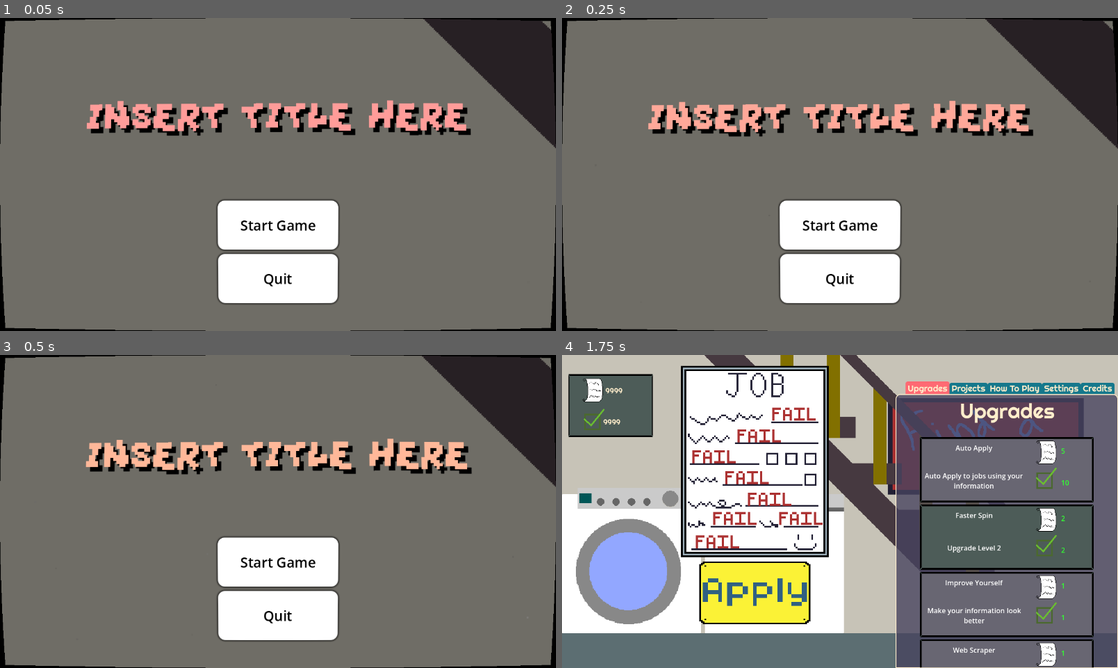
Above: before the commit, frames 1-4 (two rows, left to right).
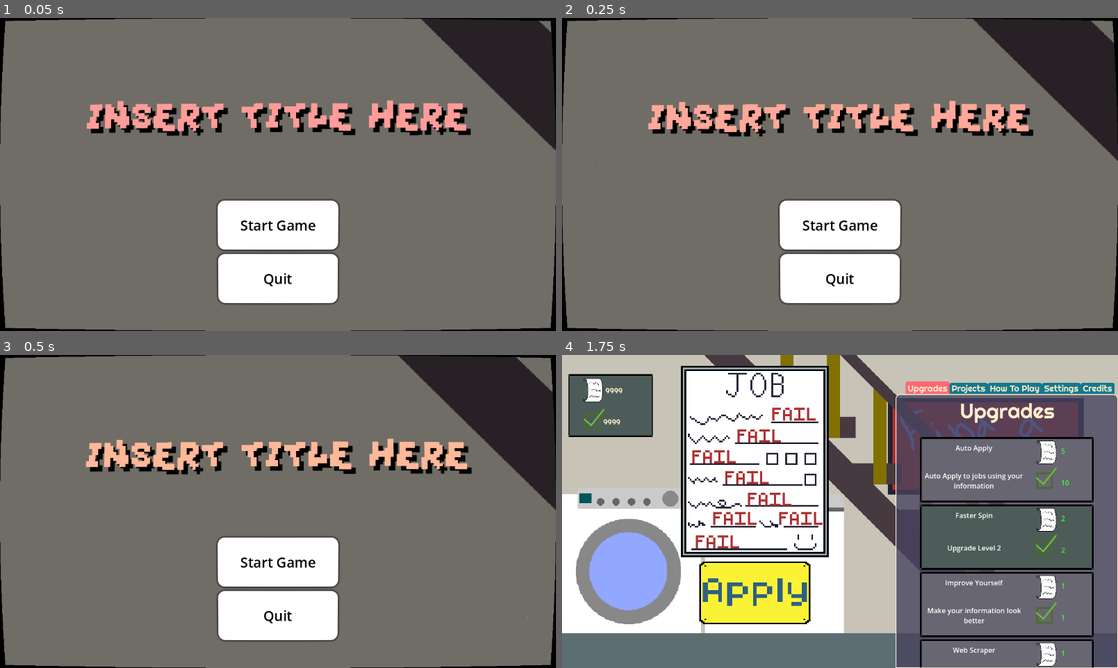
Above: after the commit, the same moments.

Repository: OrangePainting/in-this-economy
Game: Godot game, scene res://Scenes/main_menu.tscn
Same seed, same stepped clock (60 frames per second), same inputs: the game is played once before the commit and once after it.
Inputs (mouse positions are in pixels of both pictures, inside the frame that each line leads up to):
- Up to frame 1 (0.05 s): no input
- Up to frame 2 (0.25 s): no input
- Up to frame 3 (0.5 s): no input
- Up to frame 4 (1.75 s): click "Start Game" at 0.5 s; click (1012, 536) at 1.27 s

The runs differ from the first frame. In frame 1, 0.2% of the frame differs, in the area x 75-100%, y 0-43%; in frame 2, 1.1%; in frame 3, 2.3%, in the area x 71-100%, y 0-50%; in frame 4, nothing differs.

Commit message:
Made First Project
Krish Konda
2:19 06/23/26

Finished first project minigame, just have to hook it up to the projects tab now.

Diff:
--- /dev/null
+++ b/Scenes/Projects/button.tscn
@@ -0,0 +1,36 @@
+[gd_scene format=3 uid="uid://dx660pyvaki7f"]
+
+[sub_resource type="StyleBoxFlat" id="StyleBoxFlat_54k1n"]
+bg_color = Color(1, 1, 1, 1)
+corner_radius_top_left = 16
+corner_radius_top_right = 16
+corner_radius_bottom_right = 16
+corner_radius_bottom_left = 16
+shadow_size = 5
+
+[sub_resource type="StyleBoxFlat" id="StyleBoxFlat_kfqu0"]
+corner_radius_top_left = 16
+corner_radius_top_right = 16
+corner_radius_bottom_right = 16
+corner_radius_bottom_left = 16
+shadow_size = 5
+
+[sub_resource type="StyleBoxFlat" id="StyleBoxFlat_xspli"]
+bg_color = Color(0.8, 0.8, 0.8, 1)
+corner_radius_top_left = 16
+corner_radius_top_right = 16
+corner_radius_bottom_right = 16
+corner_radius_bottom_left = 16
+shadow_size = 5
+
+[node name="Button" type="Button" unique_id=1275348368]
+size_flags_vertical = 3
+theme_override_colors/font_color = Color(0, 0, 0, 1)
+theme_override_colors/font_pressed_color = Color(0, 0, 0, 1)
+theme_override_colors/font_hover_color = Color(0, 0, 0, 1)
+theme_override_font_sizes/font_size = 32
+theme_override_styles/normal = SubResource("StyleBoxFlat_54k1n")
+theme_override_styles/pressed = SubResource("StyleBoxFlat_kfqu0")
+theme_override_styles/hover = SubResource("StyleBoxFlat_xspli")
+action_mode = 0
+text = "Press Me!"
--- /dev/null
+++ b/Scenes/Projects/goal.tscn
@@ -0,0 +1,11 @@
+[gd_scene format=3 uid="uid://bn1efqqjxo7lw"]
+
+[ext_resource type="Script" uid="uid://htgv7wjfo42d" path="res://Scripts/Projects/goal.gd" id="1_f15y1"]
+[ext_resource type="Texture2D" uid="uid://bumwbmgbweq3o" path="res://Assets/ProjectGrid/goal.png" id="1_xmgr1"]
+
+[node name="Goal" type="Node2D" unique_id=794537095]
+script = ExtResource("1_f15y1")
+
+[node name="Sprite2D" type="Sprite2D" parent="." unique_id=500520271]
+texture = ExtResource("1_xmgr1")
+centered = false
--- /dev/null
+++ b/Scenes/Projects/grid.tscn
@@ -0,0 +1,8 @@
+[gd_scene format=3 uid="uid://btnk2muiqobs1"]
+
+[ext_resource type="Script" uid="uid://ojw82i0px586" path="res://Scripts/Projects/grid.gd" id="1_ol77b"]
+
+[node name="Grid" type="Node2D" unique_id=1362002633]
+script = ExtResource("1_ol77b")
+GRID_SIZE = 5
+CELL_SIZE = 64
--- /dev/null
+++ b/Scenes/Projects/grid_game_manager.tscn
@@ -0,0 +1,38 @@
+[gd_scene format=3 uid="uid://btby80cnnsjxf"]
+
+[ext_resource type="Script" uid="uid://c5iipgm7hlp0r" path="res://Scripts/Projects/grid_game_manager.gd" id="1_rljpa"]
+[ext_resource type="PackedScene" uid="uid://btnk2muiqobs1" path="res://Scenes/Projects/grid.tscn" id="2_ffw2k"]
+[ext_resource type="PackedScene" uid="uid://xklcentvqjb3" path="res://Scenes/Projects/person.tscn" id="3_s11ug"]
+[ext_resource type="PackedScene" uid="uid://bn1efqqjxo7lw" path="res://Scenes/Projects/goal.tscn" id="4_o021q"]
+[ext_resource type="PackedScene" uid="uid://dx660pyvaki7f" path="res://Scenes/Projects/button.tscn" id="5_o021q"]
+[ext_resource type="PackedScene" uid="uid://b6pj7ivvrvxkg" path="res://Scenes/Projects/spinner.tscn" id="6_5bp7w"]
+
+[node name="GridGameManager" type="Control" unique_id=523907288 node_paths=PackedStringArray("grid", "goal", "person", "spinner", "button")]
+layout_mode = 3
+anchors_preset = 0
+script = ExtResource("1_rljpa")
+grid = NodePath("Grid")
+goal = NodePath("Goal")
+person = NodePath("Person")
+spinner = NodePath("Spinner")
+button = NodePath("Button")
+
+[node name="Grid" parent="." unique_id=1362002633 instance=ExtResource("2_ffw2k")]
+GRID_SIZE = 8
+
+[node name="Person" parent="." unique_id=160687002 node_paths=PackedStringArray("grid", "goal") instance=ExtResource("3_s11ug")]
+grid = NodePath("../Grid")
+goal = NodePath("../Goal")
+
+[node name="Goal" parent="." unique_id=794537095 node_paths=PackedStringArray("grid") instance=ExtResource("4_o021q")]
+grid = NodePath("../Grid")
+
+[node name="Spinner" parent="." unique_id=1593777803 instance=ExtResource("6_5bp7w")]
+
+[node name="Button" parent="." unique_id=1275348368 instance=ExtResource("5_o021q")]
+layout_mode = 0
+offset_left = 166.0
+offset_right = 314.0
+offset_bottom = 45.0
+
+[connection signal="pressed" from="Button" to="." method="_on_button_pressed"]
--- /dev/null
+++ b/Scenes/Projects/person.gd
@@ -0,0 +1,52 @@
+extends Node2D
+
+signal game_completed
+
+@export var grid: Node2D
+@export var goal: Node2D
+
+@export_group("Movement Properties")
+@export var move_length: float
+
+var player_pos = Vector2.ZERO
+var draw_pos
+
+
+# Called when the node enters the scene tree for the first time.
+func _ready() -> void:
+	position = grid.position
+
+func button_pressed(direction: int) -> void:
+	var dir = Vector2.ZERO
+	match direction:
+		0: dir = Vector2.UP
+		1: dir = Vector2.RIGHT
+		2: dir = Vector2.DOWN
+		3: dir = Vector2.LEFT
+
+	move(dir)
+
+func set_pos(x, y) -> void:
+	player_pos = Vector2(x, y)
+	position = player_pos * grid.CELL_SIZE
+
+func move(dir):
+	var next = player_pos + dir
+	if next.x < 0 or next.x >= grid.GRID_SIZE or next.y < 0 or next.y >= grid.GRID_SIZE: return
+	player_pos = next
+	# is player_moved signal necessary??
+
+	if check_reached_goal(): game_completed.emit()
+
+	var target = grid.position + player_pos * grid.CELL_SIZE
+	var tween = create_tween()
+	tween.set_ease(Tween.EASE_OUT)
+	tween.set_trans(Tween.TRANS_LINEAR)
+	tween.tween_property(self, "position", target, move_length)
+
+func check_reached_goal() -> bool:
+	return goal.goal_pos == player_pos
+
+# Called every frame. 'delta' is the elapsed time since the previous frame.
+func _process(delta: float) -> void:
+	pass
--- /dev/null
+++ b/Scenes/Projects/person.tscn
@@ -0,0 +1,11 @@
+[gd_scene format=3 uid="uid://xklcentvqjb3"]
+
+[ext_resource type="Script" uid="uid://w4gnxfq1n2t2" path="res://Scenes/Projects/person.gd" id="1_4nimk"]
+[ext_resource type="Texture2D" uid="uid://byvp7fxhsctys" path="res://Assets/ProjectGrid/character.png" id="1_smdf1"]
+
+[node name="Person" type="Node2D" unique_id=160687002]
+script = ExtResource("1_4nimk")
+
+[node name="Sprite2D" type="Sprite2D" parent="." unique_id=769033089]
+texture = ExtResource("1_smdf1")
+centered = false
--- /dev/null
+++ b/Scenes/Projects/spinner.tscn
@@ -0,0 +1,47 @@
+[gd_scene format=3 uid="uid://b6pj7ivvrvxkg"]
+
+[ext_resource type="Texture2D" uid="uid://23hsos7buoow" path="res://Assets/ProjectGrid/spinner.png" id="1_4wjxi"]
+[ext_resource type="Script" uid="uid://k2t0ojnjsomv" path="res://Scripts/Projects/spinner.gd" id="1_jcg6k"]
+[ext_resource type="Texture2D" uid="uid://bcha4atoek8jf" path="res://Assets/ProjectGrid/Arrow.png" id="2_jcg6k"]
+
+[node name="Spinner" type="Node2D" unique_id=1593777803]
+script = ExtResource("1_jcg6k")
+
+[node name="SpinnerBackground" type="Sprite2D" parent="." unique_id=593067260]
+unique_name_in_owner = true
+position = Vector2(126, 127)
+scale = Vector2(2, 2)
+texture = ExtResource("1_4wjxi")
+centered = false
+offset = Vector2(-63, -63.5)
+
+[node name="UpArrow" type="Sprite2D" parent="." unique_id=1928081488]
+unique_name_in_owner = true
+position = Vector2(128, 54)
+rotation = -1.5707964
+texture = ExtResource("2_jcg6k")
+centered = false
+offset = Vector2(-35, -30)
+
+[node name="RightArrow" type="Sprite2D" parent="." unique_id=1703780174]
+unique_name_in_owner = true
+position = Vector2(128, 190)
+rotation = 1.5707964
+texture = ExtResource("2_jcg6k")
+centered = false
+offset = Vector2(-35, -30)
+
+[node name="DownArrow" type="Sprite2D" parent="." unique_id=756767481]
+unique_name_in_owner = true
+position = Vector2(55, 128)
+rotation = -3.1415927
+texture = ExtResource("2_jcg6k")
+centered = false
+offset = Vector2(-35, -30)
+
+[node name="LeftArrow" type="Sprite2D" parent="." unique_id=1047693192]
+unique_name_in_owner = true
+position = Vector2(199, 128)
+texture = ExtResource("2_jcg6k")
+centered = false
+offset = Vector2(-35, -30)
--- /dev/null
+++ b/Scenes/Projects/square.tscn
@@ -0,0 +1,7 @@
+[gd_scene format=3 uid="uid://bihm4v0lw4w0i"]
+
+[ext_resource type="Texture2D" uid="uid://sfti6lmj1p4k" path="res://Assets/ProjectGrid/GridSquare.png" id="1_myyy1"]
+
+[node name="Square" type="Sprite2D" unique_id=1611979400]
+texture = ExtResource("1_myyy1")
+centered = false
--- a/Scenes/main.tscn
+++ b/Scenes/main.tscn
@@ -33,6 +33,7 @@
 
 [node name="WinScreenBackground" type="ColorRect" parent="." unique_id=243690658]
 unique_name_in_owner = true
+visible = false
 offset_right = 1280.0
 offset_bottom = 720.0
 color = Color(0, 0, 0, 0.5529412)
--- a/Scripts/Autoloads/global_data.gd
+++ b/Scripts/Autoloads/global_data.gd
@@ -105,5 +105,21 @@
 	stats = GlobalData.BASE_STATS.duplicate()
 	upgrades_bought.clear()
 	experience = 10000 # CHANGE THIS TO SOMETHING ELSE WHEN FINALLY DONE WITH THE GAME
-	total_apps = 10000
+	total_apps = 10000 # CHANGE THIS TO SOMETHING ELSE WHEN FINALLY DONE WITH THE GAME
 	finished_game = false
+
+
+# The Goal: Make something to go into the projects tab to gain experience
+# Idea: Projects are small games that the player has to focus their attention on to complete
+# Each Project has a timer for a set number of seconds to complete
+# - These projects are small minigames all with the theme of "spin to win"
+
+# - Project Idea: Player has to time a button press to move a character from one spot in a 5x5 grid to another spot in the grid
+# -- There is something that alternates between up, right, down, left, and the player has to time the button press to make the character move in that direction
+# -- There is some UI for the timer, grid, character, button, and spinner that spins between those 4 directions
+
+# - Project Idea: Player has to press a button to get through a set of arcs to a center position, where touching the arcs reset you
+# - You time the button press to go closer to the circle
+# - There is some UI for the goal, character, button, timer, and arcs
+
+# Think of 2 other project ideas
--- /dev/null
+++ b/Scripts/Projects/goal.gd
@@ -0,0 +1,17 @@
+extends Node2D
+
+@export var grid: Node2D
+
+var goal_pos: Vector2
+
+# Called when the node enters the scene tree for the first time.
+func _ready() -> void:
+	pass # Replace with function body.
+
+func set_pos(x, y) -> void:
+	goal_pos = Vector2(x, y)
+	position = goal_pos * grid.CELL_SIZE
+
+# Called every frame. 'delta' is the elapsed time since the previous frame.
+func _process(delta: float) -> void:
+	pass
--- /dev/null
+++ b/Scripts/Projects/grid.gd
@@ -0,0 +1,27 @@
+extends Node2D
+
+const Square = preload("res://Scenes/Projects/square.tscn")
+
+@export_group("Grid Properties")
+@export var GRID_SIZE: int
+@export var CELL_SIZE: int
+var grid = []
+
+
+# Called when the node enters the scene tree for the first time.
+func _ready() -> void:
+	spawn_grid()
+
+
+# Called every frame. 'delta' is the elapsed time since the previous frame.
+func _process(delta: float) -> void:
+	pass
+
+func spawn_grid() -> void:
+	for row in GRID_SIZE:
+		grid.append([])
+		for col in GRID_SIZE:
+			var s = Square.instantiate()
+			s.position = Vector2(row, col) * CELL_SIZE
+			add_child(s)
+			grid[row].append(s)
--- /dev/null
+++ b/Scripts/Projects/grid_game_manager.gd
@@ -0,0 +1,40 @@
+extends Control
+
+@export var grid: Node2D
+@export var goal: Node2D
+@export var person: Node2D
+@export var spinner: Node2D
+@export var button: Button
+
+var current_direction = 0 # Up, then clockwise
+var spin_delay = 0.4
+
+const PADDING = 10
+
+# Called when the node enters the scene tree for the first time.
+func _ready() -> void:
+	randomize()
+
+	button.position = Vector2.DOWN * grid.GRID_SIZE * grid.CELL_SIZE + Vector2.ONE * PADDING
+	spinner.position = Vector2.RIGHT * grid.GRID_SIZE * grid.CELL_SIZE + Vector2.RIGHT * PADDING
+
+	person.set_pos(randi_range(0, grid.GRID_SIZE - 1), randi_range(0, grid.GRID_SIZE - 1))
+	goal.set_pos(randi_range(0, grid.GRID_SIZE - 1), randi_range(0, grid.GRID_SIZE - 1))
+	while person.player_pos.distance_to(goal.goal_pos) < 3:
+		person.set_pos(randi_range(0, grid.GRID_SIZE - 1), randi_range(0, grid.GRID_SIZE - 1))
+		goal.set_pos(randi_range(0, grid.GRID_SIZE - 1), randi_range(0, grid.GRID_SIZE - 1))
+
+	var tween = create_tween()
+	tween.set_loops()
+	tween.tween_callback(change_direction).set_delay(spin_delay)
+
+# Called every frame. 'delta' is the elapsed time since the previous frame.
+func _process(delta: float) -> void:
+	pass
+
+func change_direction() -> void:
+	current_direction = (current_direction + 1) % 4
+	spinner.rotate_spinner()
+
+func _on_button_pressed() -> void:
+	person.button_pressed(current_direction)
--- /dev/null
+++ b/Scripts/Projects/spinner.gd
@@ -0,0 +1,14 @@
+extends Node2D
+
+
+# Called when the node enters the scene tree for the first time.
+func _ready() -> void:
+	pass # Replace with function body.
+
+
+# Called every frame. 'delta' is the elapsed time since the previous frame.
+func _process(delta: float) -> void:
+	pass
+
+func rotate_spinner() -> void:
+	%SpinnerBackground.rotation_degrees = fmod(%SpinnerBackground.rotation_degrees + 90.0, 360.0)
--- a/Scripts/main_menu.gd
+++ b/Scripts/main_menu.gd
@@ -34,12 +34,11 @@
 	# repeat this forever
 	background_panel.scale *= background_zoom_factor
 	while true:
-		var position_to_move_to = Vector2(randi_range(340, 1020) - 1280, randi_range(180, 540) - 720)
+		var position_to_move_to = Vector2(randi_range(0, 1280) - 1280, randi_range(0, 720) - 720)
 		var wait_time = clamp(background_panel.position.distance_to(position_to_move_to) / 300 * 6, 4, 8)
-		print(background_panel.position.distance_to(position_to_move_to))
 		var t = create_tween()
 		t.tween_property(background_panel, "position", position_to_move_to, wait_time)
-		t.set_ease(t.EASE_IN_OUT)
+		t.set_trans(t.TRANS_CUBIC)
 		await get_tree().create_timer(wait_time).timeout
 
 
--- a/project.godot
+++ b/project.godot
@@ -32,7 +32,7 @@
 
 [editor_plugins]
 
-enabled=PackedStringArray("res://addons/git_bash_here/plugin.cfg", "res://addons/godot_super-wakatime/plugin.cfg", "res://addons/script-ide/plugin.cfg")
+enabled=PackedStringArray("res://addons/gdscript_refactoring/plugin.cfg", "res://addons/git_bash_here/plugin.cfg", "res://addons/godot_super-wakatime/plugin.cfg", "res://addons/script-ide/plugin.cfg")
 
 [input_devices]
 
Binary file added: Assets/ProjectGrid/Arrow.png
Not shown, added: Assets/ProjectGrid/Arrow.png.import
Binary file added: Assets/ProjectGrid/GridSquare.aseprite
Binary file added: Assets/ProjectGrid/GridSquare.png
Not shown, added: Assets/ProjectGrid/GridSquare.png.import
Binary file added: Assets/ProjectGrid/character.aseprite
Binary file added: Assets/ProjectGrid/character.png
Not shown, added: Assets/ProjectGrid/character.png.import
Binary file added: Assets/ProjectGrid/goal.aseprite
Binary file added: Assets/ProjectGrid/goal.png
Not shown, added: Assets/ProjectGrid/goal.png.import
Binary file added: Assets/ProjectGrid/spinner.aseprite
(and 7 more such lines)
